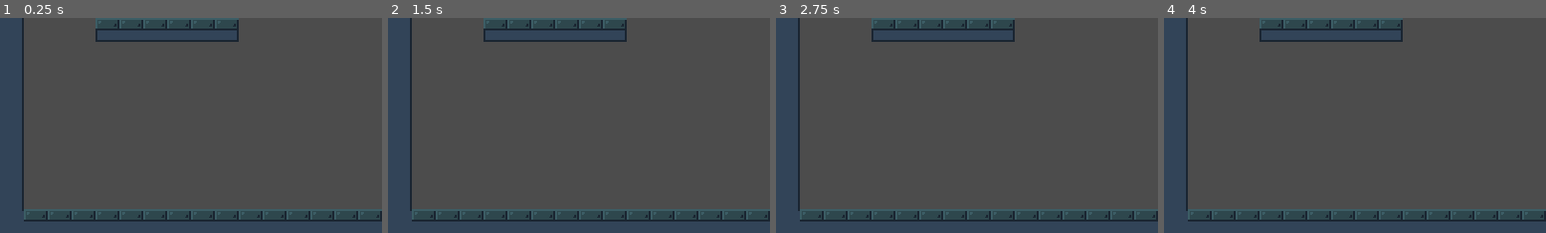
Above: before the commit, frames 1-4 (left to right).
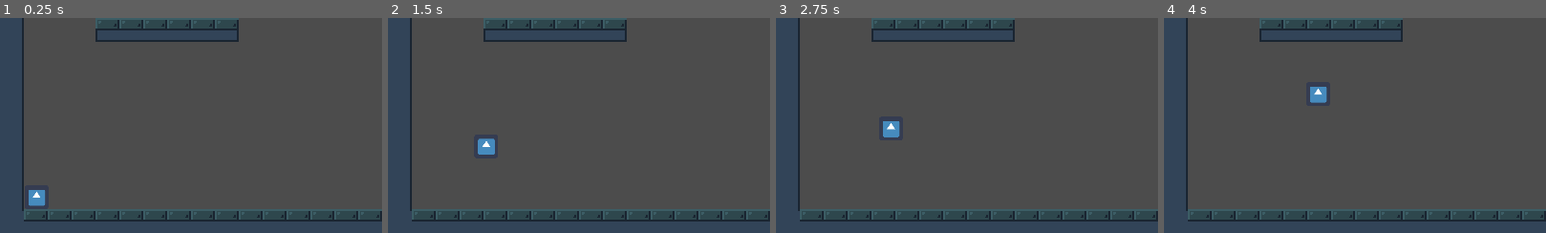
Above: after the commit, the same moments.

Repository: Lunatic-Games/kill-me-now
Game: Godot game, scene res://levels/level_test.tscn
Same seed, same stepped clock (60 frames per second), same inputs: the game is played once before the commit and once after it. Before the commit the project has no main scene; this scene is started directly in both runs. The engine's default icon, where the game draws it, is replaced by a stand-in: a white triangle on a blue panel in a dark square.
Inputs:
- Up to frame 1 (0.25 s): no input
- Up to frame 2 (1.5 s): tap Enter at 0.5 s; hold D (ui_right) 0.53-1.28 s; tap Space (jump_action) at 0.77 s; hold A (ui_left) from 1.28 s (still down)
- Up to frame 3 (2.75 s): tap Space (jump_action) at 1.52 s; release A (ui_left) at 2.03 s; hold D (ui_right) from 2.03 s (still down)
- Up to frame 4 (4 s): tap Space (jump_action) at 3.02, 3.77 s; release D (ui_right) at 3.53 s; hold A (ui_left) from 3.53 s (still down)
The pictures show only the part of the screen within x 0-50%, y 50-100%; the shares and areas given below are measured in that part.

The runs differ from the first frame. In frame 1, 0.3% of the frame differs, in the area x 7-12%, y 80-88%; in frame 2, 0.3%, in the area x 23-28%, y 56-64%; in frame 3, 0.3%; in frame 4, 0.3%.

Commit message:
Put player in level

Diff:
--- a/levels/level_test.tscn
+++ b/levels/level_test.tscn
@@ -1,8 +1,12 @@
-[gd_scene load_steps=2 format=2]
+[gd_scene load_steps=3 format=2]
 
 [ext_resource path="res://tiles/dungeon_tileset.tres" type="TileSet" id=1]
+[ext_resource path="res://player/player.tscn" type="PackedScene" id=2]
 
 [node name="LevelTest" type="Node2D"]
+
+[node name="Node2D" parent="." instance=ExtResource( 2 )]
+position = Vector2( 49.1369, 526.647 )
 
 [node name="TileMap" type="TileMap" parent="."]
 tile_set = ExtResource( 1 )
--- a/project.godot
+++ b/project.godot
@@ -16,6 +16,7 @@
 [application]
 
 config/name="Kill Me Now"
+run/main_scene="res://levels/level_test.tscn"
 config/icon="res://icon.png"
 
 [display]
